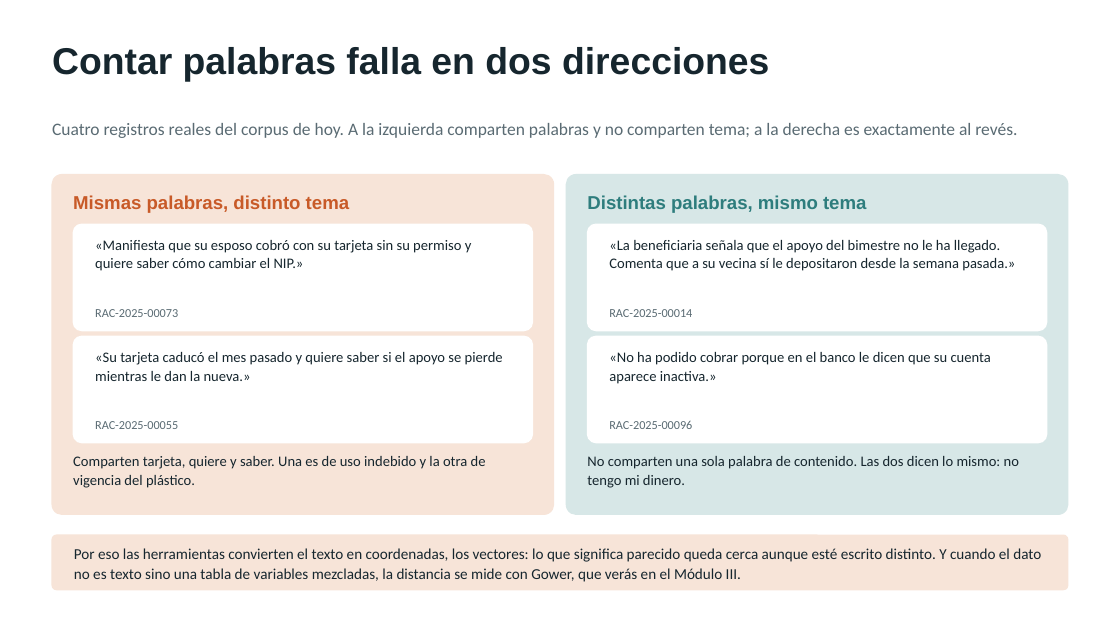
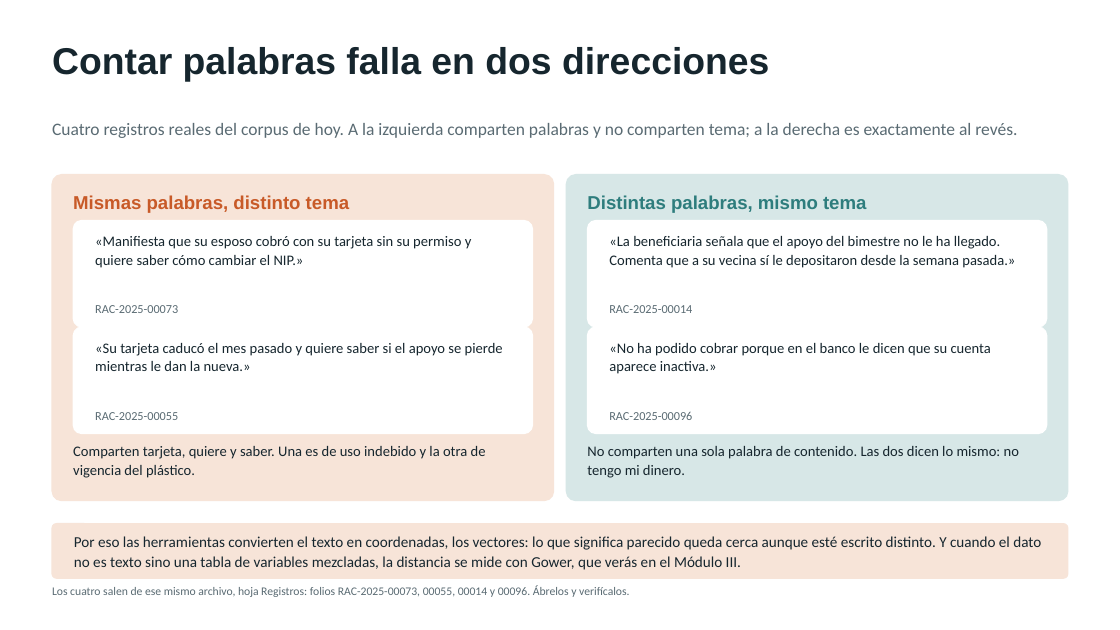
Before and after one commit to marvtrejo/curso-inegi-gen-ai, a slide deck: slide 11 of sesion-04/Sesion_04_PLN_Gestion_Documental.pptx. Drawn at 1120x630 pixels with LibreOffice and Linux fonts; fonts in the diff are those of the drawing. Boxes give left, top, right and bottom in pixels: in the first picture for what was removed or moved away, otherwise in the second. Text is boxed around its words. In the diff, an @@ line names an element or a change of style, - is before the commit and + after.

```diff
--- a/sesion-04/Sesion_04_PLN_Gestion_Documental.pptx
+++ b/sesion-04/Sesion_04_PLN_Gestion_Documental.pptx
@@ rounded rectangle: place and size @@
-rounded rectangle at <box>52,175,554,515</box>
+rounded rectangle at <box>52,175,554,501</box>
@@ rounded rectangle: place and size @@
-rounded rectangle at <box>566,175,1068,515</box>
+rounded rectangle at <box>566,175,1068,501</box>
@@ 4 texts, 2 rounded rectangles: place and size @@
-4 texts, 2 rounded rectangles at <box>73,224,1047,331</box>
+4 texts, 2 rounded rectangles at <box>73,220,1047,327</box>
@@ 7 texts, 3 rounded rectangles: place and size @@
-7 texts, 3 rounded rectangles at <box>52,336,1068,590</box>
+7 texts, 3 rounded rectangles at <box>52,327,1068,578</box>
@@ text added at <box>52,586,629,597</box>, 10 pt, text #5A6B73 @@
+Los cuatro salen de ese mismo archivo, hoja Registros: folios RAC-2025-00073, 00055, 00014 y 00096. Ábrelos y verifícalos.
```
Also in this commit, not shown: 1 other slide changed, 2 other files.
